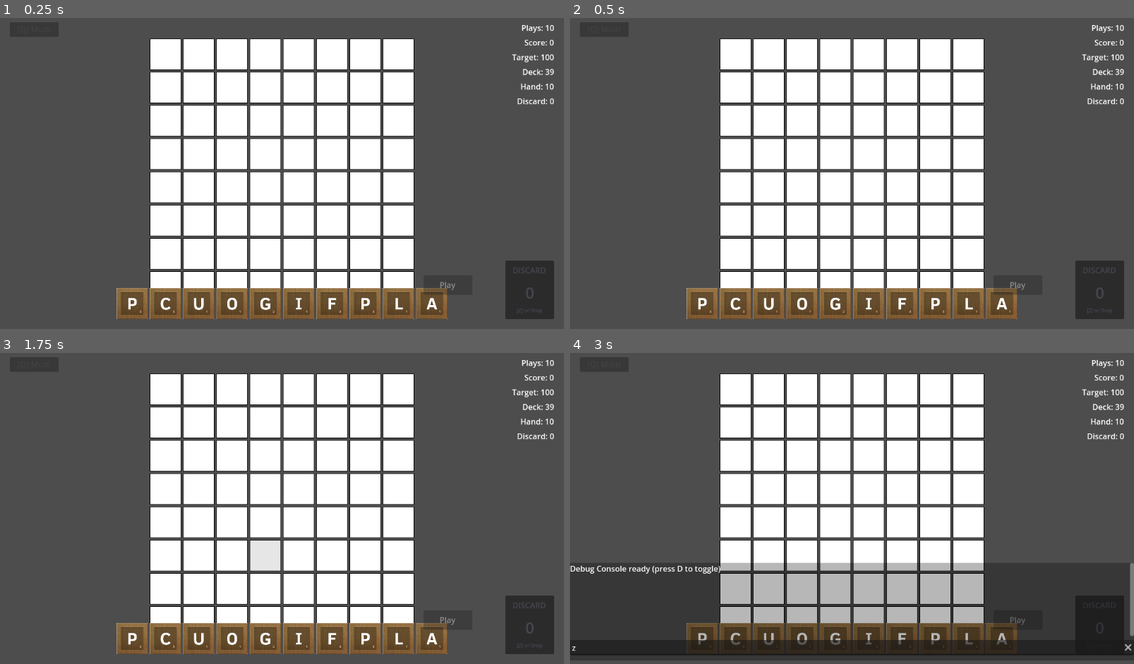
Above: before the commit, frames 1-4 (two rows, left to right).
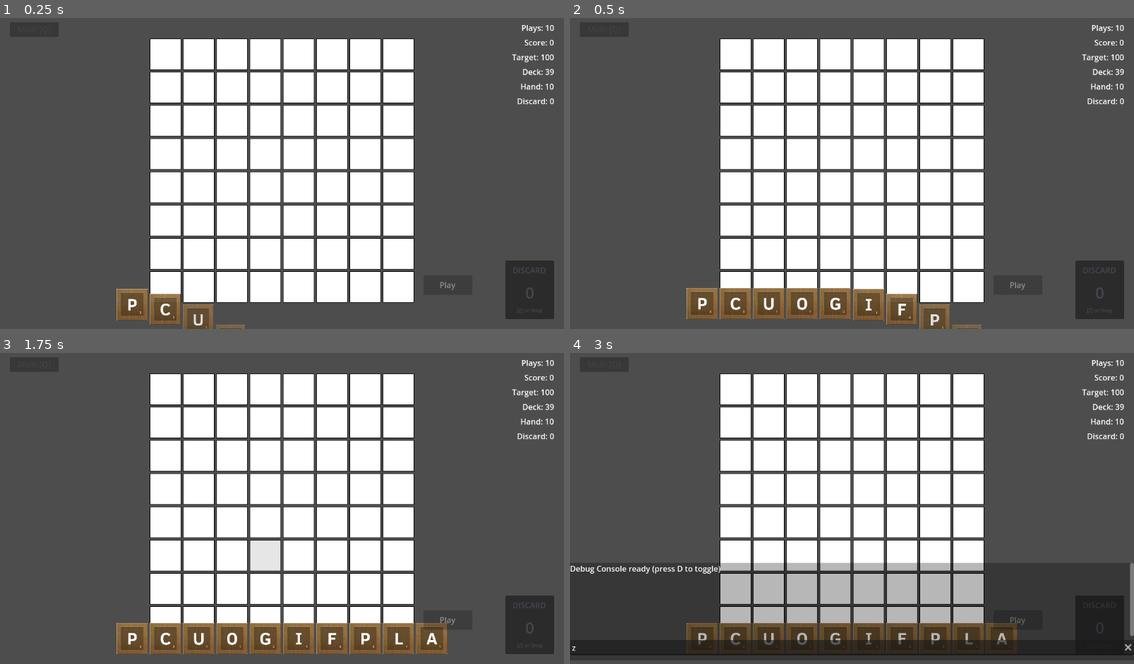
Above: after the commit, the same moments.

Repository: rcmilan/godot-scrabblerabble
Game: Godot game, scene res://scenes/Main.tscn
Two runs of this game, one before a commit and one after it. Both use one fixed random seed, a clock stepped at 60 frames per second and the inputs below.
Inputs (mouse positions are in pixels of both pictures, inside the frame that each line leads up to):
- Up to frame 1 (0.25 s): no input
- Up to frame 2 (0.5 s): no input
- Up to frame 3 (1.75 s): tap Enter (ui_accept) at 0.5, 1.25 s; drag from (163, 390) to (338, 436) at 0.52 s; drag from (197, 390) to (253, 567) at 1.27 s
- Up to frame 4 (3 s): tap Enter (ui_accept) at 2, 2.75 s; move the mouse to (801, 390) at 2.02 s; hold D 2.03-2.75 s; hold Z (discard_tiles) 2.03-2.75 s; click (801, 390) at 2.17 s; drag from (835, 390) to (682, 458) at 2.77 s

The runs differ from the first frame. In frame 1, 5.0% of the frame differs, in the area x 20-80%, y 86-100%; in frame 2, 2.2%; in frame 3, less than 0.1%; in frame 4, less than 0.1%.

Commit message:
feat: implement tile animation system and integrate into hand drawing

Diff:
--- a/autoload/hand_manager.gd
+++ b/autoload/hand_manager.gd
@@ -49,6 +49,7 @@
 		return 0
 
 	var drawn: int = 0
+	var drawn_tiles: Array[Tile] = []
 
 	for i in count:
 		if _hand_ui.is_full():
@@ -63,6 +64,7 @@
 
 		_hand_ui.add_tile(tile)
 		_connect_tile_signals(tile)
+		drawn_tiles.append(tile)
 		drawn += 1
 
 	if drawn > 0:
@@ -71,6 +73,9 @@
 		print("[HandManager] Drew %d tile(s) | Hand: %d | Bag: %d" % [
 			drawn, get_hand_size(), TileBag.tiles_remaining()
 		])
+
+		# Animate the drawn tiles
+		TileAnimator.animate_draw_batch(drawn_tiles)
 
 	return drawn
 
--- /dev/null
+++ b/autoload/tile_animator.gd
@@ -0,0 +1,149 @@
+extends Node
+
+## TileAnimator: Coordinates tile animations across the game.
+## Uses strategy pattern for flexible animation types.
+## Handles batch animations with staggered timing.
+
+# =============================================================================
+# SIGNALS
+# =============================================================================
+
+signal animation_started(tiles: Array[Tile])
+signal animation_completed(tiles: Array[Tile])
+signal single_tile_animated(tile: Tile)
+
+# =============================================================================
+# STATE
+# =============================================================================
+
+var _active_tweens: Dictionary = {}  # tile -> Tween
+var _is_animating: bool = false
+
+# =============================================================================
+# STRATEGIES (lazy-loaded)
+# =============================================================================
+
+var _draw_animation: DrawTileAnimation = null
+
+
+func _ready() -> void:
+	pass
+
+
+# =============================================================================
+# PUBLIC API
+# =============================================================================
+
+## Animates a batch of tiles using the draw animation strategy.
+## Tiles animate from below screen to their final hand positions.
+func animate_draw_batch(tiles: Array[Tile]) -> void:
+	if tiles.is_empty():
+		return
+
+	if _draw_animation == null:
+		_draw_animation = DrawTileAnimation.new()
+
+	_animate_batch(tiles, _draw_animation)
+
+
+## Returns true if any animations are currently playing.
+func is_animating() -> bool:
+	return _is_animating
+
+
+## Cancels all active animations immediately.
+func cancel_all() -> void:
+	for tile in _active_tweens.keys():
+		var tween: Tween = _active_tweens[tile]
+		if tween and tween.is_valid():
+			tween.kill()
+	_active_tweens.clear()
+	_is_animating = false
+
+
+## Cancels animation for a specific tile.
+func cancel_tile_animation(tile: Tile) -> void:
+	if _active_tweens.has(tile):
+		var tween: Tween = _active_tweens[tile]
+		if tween and tween.is_valid():
+			tween.kill()
+		_active_tweens.erase(tile)
+
+		if _active_tweens.is_empty():
+			_is_animating = false
+
+
+# =============================================================================
+# PRIVATE: ANIMATION EXECUTION
+# =============================================================================
+
+func _animate_batch(tiles: Array[Tile], strategy: TileAnimationStrategy) -> void:
+	_is_animating = true
+	animation_started.emit(tiles)
+
+	# Wait for layout to calculate final positions
+	await get_tree().process_frame
+
+	var completed_count: int = 0
+	var total_tiles: int = tiles.size()
+
+	for i in tiles.size():
+		var tile: Tile = tiles[i]
+		var delay: float = i * strategy.stagger_delay
+
+		# Capture final position after layout
+		var final_position: Vector2 = tile.position
+		var final_global_position: Vector2 = tile.global_position
+
+		# Set starting state
+		var start_offset: Vector2 = strategy.get_start_position_offset()
+		var start_props: Dictionary = strategy.get_start_properties()
+
+		tile.position = final_position + start_offset
+		_apply_properties(tile, start_props)
+
+		# Notify strategy of animation start
+		strategy.on_animation_start(tile)
+
+		# Create staggered animation
+		var tween: Tween = create_tween()
+		tween.set_parallel(true)
+
+		# Apply delay if needed
+		if delay > 0:
+			tween.tween_interval(delay)
+
+		# Position animation
+		tween.tween_property(tile, "position", final_position, strategy.duration) \
+			.set_ease(strategy.ease_type) \
+			.set_trans(strategy.trans_type) \
+			.set_delay(delay)
+
+		# Property animations (scale, modulate, etc.)
+		var end_props: Dictionary = strategy.get_end_properties()
+		for prop_name in end_props.keys():
+			tween.tween_property(tile, prop_name, end_props[prop_name], strategy.duration) \
+				.set_ease(strategy.ease_type) \
+				.set_trans(strategy.trans_type) \
+				.set_delay(delay)
+
+		_active_tweens[tile] = tween
+
+		# Track completion
+		tween.finished.connect(func():
+			strategy.on_animation_complete(tile)
+			single_tile_animated.emit(tile)
+			_active_tweens.erase(tile)
+			completed_count += 1
+
+			if completed_count >= total_tiles:
+				_is_animating = false
+				animation_completed.emit(tiles)
+		)
+
+	print("[TileAnimator] Started batch animation for %d tiles" % tiles.size())
+
+
+func _apply_properties(tile: Tile, properties: Dictionary) -> void:
+	for prop_name in properties.keys():
+		tile.set(prop_name, properties[prop_name])
--- a/project.godot
+++ b/project.godot
@@ -23,6 +23,7 @@
 TileBag="*res://autoload/tile_bag.gd"
 HandManager="*res://autoload/hand_manager.gd"
 SelectionManager="*res://autoload/selection_manager.gd"
+TileAnimator="*res://autoload/tile_animator.gd"
 
 [dotnet]
 
--- a/scenes/ui/multi_select_indicator.gd
+++ b/scenes/ui/multi_select_indicator.gd
@@ -37,4 +37,4 @@
 			mode_label.text = "MULTI [%d]" % count
 	else:
 		background.modulate = COLOR_SINGLE
-		mode_label.text = "[Q] Multi"
+		mode_label.text = "Multi [Q]"
--- /dev/null
+++ b/scripts/animation/draw_tile_animation.gd
@@ -0,0 +1,52 @@
+extends TileAnimationStrategy
+class_name DrawTileAnimation
+
+## Animation strategy for drawing tiles into the hand.
+## Tiles animate from below the screen, scaling and fading in.
+
+# =============================================================================
+# CONFIGURATION
+# =============================================================================
+
+@export var vertical_offset: float = 200.0
+@export var start_scale: Vector2 = Vector2(0.8, 0.8)
+@export var start_alpha: float = 0.0
+
+
+func _init() -> void:
+	duration = 0.3
+	ease_type = Tween.EASE_OUT
+	trans_type = Tween.TRANS_CUBIC
+	stagger_delay = 0.05
+
+
+# =============================================================================
+# OVERRIDES
+# =============================================================================
+
+func get_start_position_offset() -> Vector2:
+	return Vector2(0, vertical_offset)
+
+
+func get_start_properties() -> Dictionary:
+	return {
+		"scale": start_scale,
+		"modulate": Color(1.0, 1.0, 1.0, start_alpha)
+	}
+
+
+func get_end_properties() -> Dictionary:
+	return {
+		"scale": Vector2.ONE,
+		"modulate": Color.WHITE
+	}
+
+
+func on_animation_start(tile: Tile) -> void:
+	# Disable interaction during animation
+	tile.mouse_filter = Control.MOUSE_FILTER_IGNORE
+
+
+func on_animation_complete(tile: Tile) -> void:
+	# Re-enable interaction after animation
+	tile.mouse_filter = Control.MOUSE_FILTER_STOP
--- /dev/null
+++ b/scripts/animation/tile_animation_strategy.gd
@@ -0,0 +1,53 @@
+extends Resource
+class_name TileAnimationStrategy
+
+## Base class for tile animation strategies.
+## Extend this to create different animation types (draw, discard, place, etc.)
+
+# =============================================================================
+# ANIMATION PROPERTIES
+# =============================================================================
+
+@export var duration: float = 0.3
+@export var ease_type: Tween.EaseType = Tween.EASE_OUT
+@export var trans_type: Tween.TransitionType = Tween.TRANS_CUBIC
+@export var stagger_delay: float = 0.05
+
+# =============================================================================
+# VIRTUAL METHODS - Override in subclasses
+# =============================================================================
+
+## Returns the starting position offset relative to the tile's final position.
+## Override this to define where the animation begins.
+func get_start_position_offset() -> Vector2:
+	return Vector2.ZERO
+
+
+## Returns the starting properties for the tile (scale, alpha, rotation, etc.)
+## Override this to define initial visual state.
+func get_start_properties() -> Dictionary:
+	return {
+		"scale": Vector2.ONE,
+		"modulate": Color.WHITE
+	}
+
+
+## Returns the ending properties for the tile.
+## Override this to define final visual state.
+func get_end_properties() -> Dictionary:
+	return {
+		"scale": Vector2.ONE,
+		"modulate": Color.WHITE
+	}
+
+
+## Called when the animation starts for a tile.
+## Override for setup logic.
+func on_animation_start(_tile: Tile) -> void:
+	pass
+
+
+## Called when the animation completes for a tile.
+## Override for cleanup logic.
+func on_animation_complete(_tile: Tile) -> void:
+	pass
Not shown, added: autoload/tile_animator.gd.uid
Not shown, added: scripts/animation/draw_tile_animation.gd.uid
Not shown, added: scripts/animation/tile_animation_strategy.gd.uid
